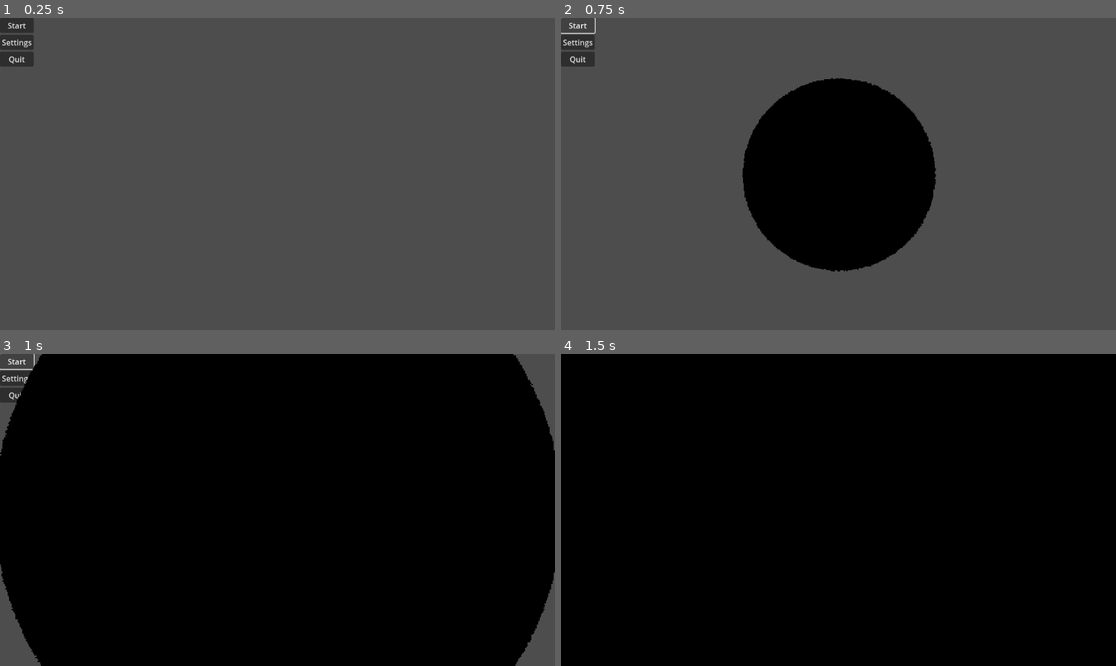
Above: before the commit, frames 1-4 (two rows, left to right).
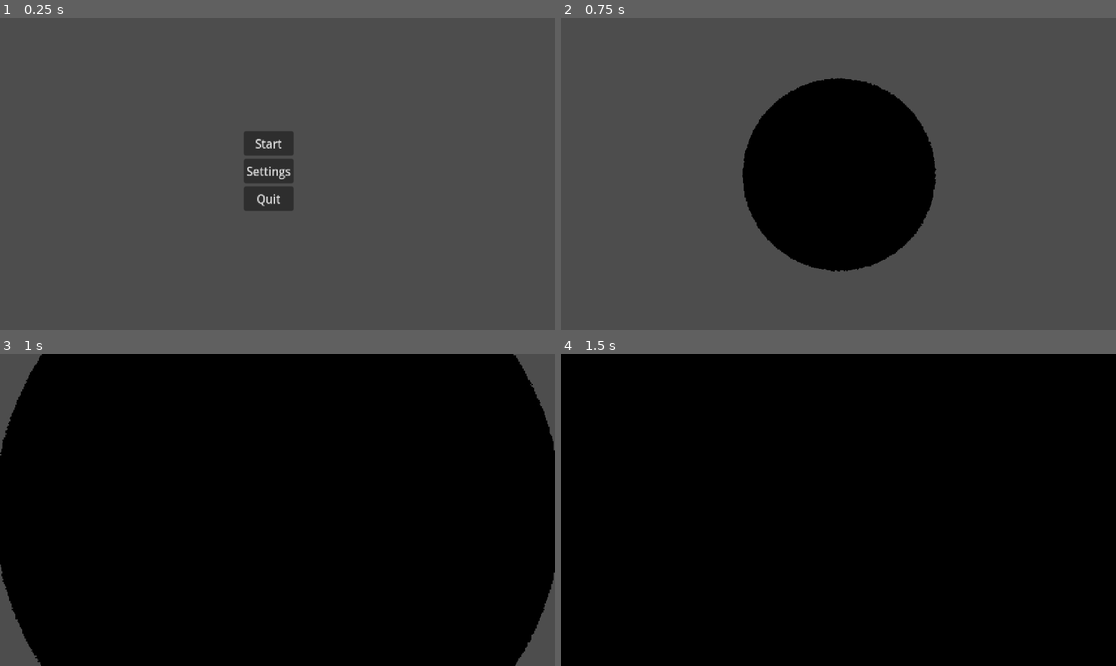
Above: after the commit, the same moments.

Repository: ECS-179-Game-Project/Space-Chase-Game
Game: Godot game, scene res://scenes/main_menu.tscn
Same seed, same stepped clock (60 frames per second), same inputs: the game is played once before the commit and once after it.
Inputs:
- Up to frame 1 (0.25 s): no input
- Up to frame 2 (0.75 s): click "Start" at 0.5 s
- Up to frame 3 (1 s): no input
- Up to frame 4 (1.5 s): no input

The runs differ from the first frame. In frame 1, 2.7% of the frame differs, in the area x 0-53%, y 0-62%; in frame 2, 0.6%; in frame 3, 0.4%; in frame 4, nothing differs.

Commit message:
Update main_menu.tscn

Diff:
--- a/space-chase/scenes/main_menu.tscn
+++ b/space-chase/scenes/main_menu.tscn
@@ -4,9 +4,19 @@
 
 [node name="MainMenu" type="Control"]
 layout_mode = 3
-anchors_preset = 0
-offset_right = 40.0
-offset_bottom = 40.0
+anchors_preset = 8
+anchor_left = 0.5
+anchor_top = 0.5
+anchor_right = 0.5
+anchor_bottom = 0.5
+offset_left = -70.0
+offset_top = -89.0
+offset_right = -70.0
+offset_bottom = -89.0
+grow_horizontal = 2
+grow_vertical = 2
+scale = Vector2(1.48, 1.64)
+size_flags_vertical = 4
 script = ExtResource("1_07eop")
 
 [node name="MarginContainer" type="MarginContainer" parent="."]
